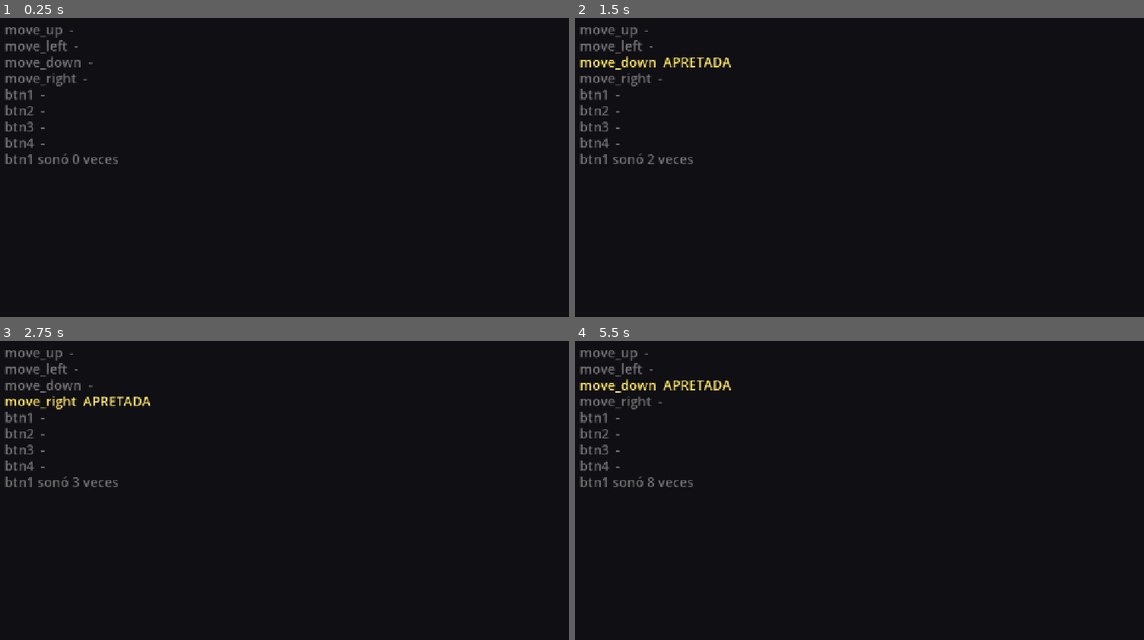
Above: before the commit, frames 1-4 (two rows, left to right).
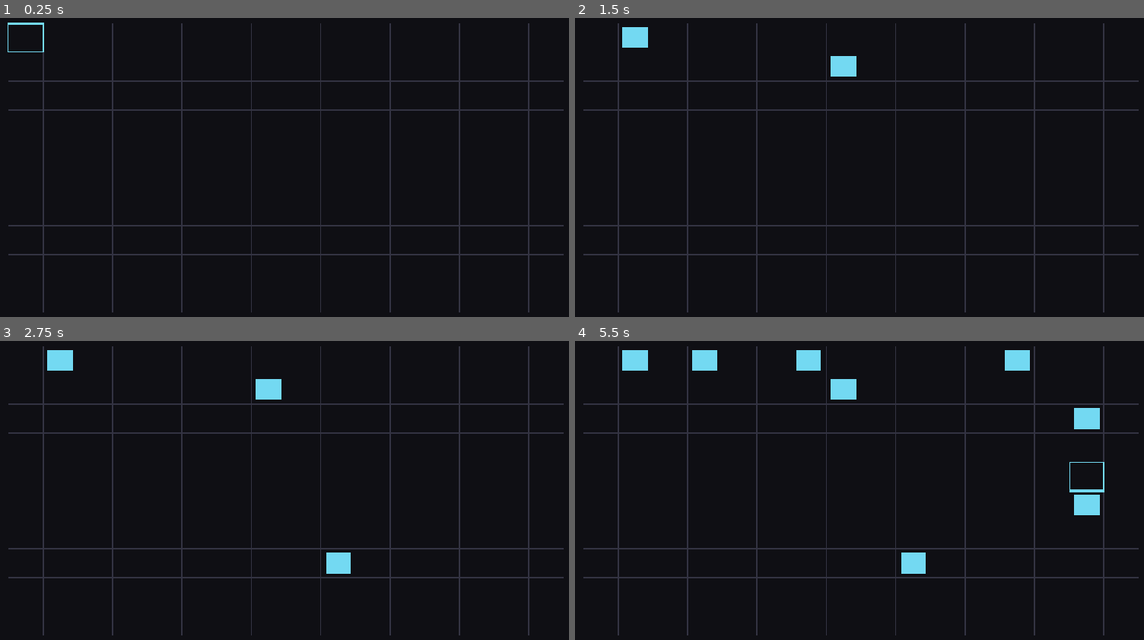
Above: after the commit, the same moments.

Repository: maximorales36-png/Sono-Arcumai
Game: Godot game, scene res://scenes/main.tscn
The game is run twice, just before and just after one commit, with the same random seed, the same clock (stepped at 60 frames per second) and the same inputs.
Inputs:
- Up to frame 1 (0.25 s): no input
- Up to frame 2 (1.5 s): tap Enter at 0.5 s; hold D (move_right) 0.53-1.28 s; tap H (btn1) at 0.6, 1.35 s; tap Space at 0.77, 1.25 s; hold S (move_down) from 1.28 s (still down)
- Up to frame 3 (2.75 s): tap Space at 1.52 s; tap Enter at 2 s; release S (move_down) at 2.03 s; hold D (move_right) from 2.03 s (still down); tap J (btn2) at 2.1 s; tap H (btn1) at 2.3 s
- Up to frame 4 (5.5 s): tap Space at 2.75, 3.02, 3.77, 4.52 s; release D (move_right) at 2.78 s; hold W (move_up) 2.78-3.53 s; tap K (btn3) at 2.85 s; tap H (btn1) every 0.75 s from 3.05 to 5.3 s; hold A (move_left) 3.53-5.03 s; tap L (btn4) at 3.6 s; tap Enter at 4.25 s; tap Ctrl at 4.35 s; hold S (move_down) from 5.03 s (still down); tap Alt at 5.1 s

The runs differ from the first frame. In frame 1, 5.1% of the frame differs, in the area x 0-100%, y 1-99%; in frame 2, 5.8%; in frame 3, 6.1%; in frame 4, 7.7%.

Commit message:
S1: estado, cursor con repeticion y vista de la grilla

Diff:
--- a/scripts/config.gd
+++ b/scripts/config.gd
@@ -62,3 +62,27 @@
 	ACTION_MOVE_DOWN: [JOY_AXIS_LEFT_Y, 1.0],
 	ACTION_MOVE_RIGHT: [JOY_AXIS_LEFT_X, 1.0],
 }
+
+# --- Grilla y cursor ---
+
+const STEPS := 16
+const ROWS := 10
+const LAYER_COUNT := 1  # S3: 4 capas
+
+const CURSOR_REPEAT_DELAY_MSEC := 250
+const CURSOR_REPEAT_INTERVAL_MSEC := 80
+const CURSOR_BLINK_PERIOD_MSEC := 600
+const CURSOR_OUTLINE_WIDTH := 3.0
+
+const GRID_MARGIN := 56.0
+const GRID_LINE_COLOR := Color(0.20, 0.20, 0.26)
+const GRID_LINE_WIDTH := 1.0
+const NOTE_FILL_RATIO := 0.72
+
+# Un color por capa, en el orden en que se crean.
+const LAYER_COLORS: Array[Color] = [
+	Color(0.45, 0.85, 0.95),
+	Color(0.95, 0.65, 0.45),
+	Color(0.75, 0.95, 0.55),
+	Color(0.85, 0.65, 0.95),
+]
--- /dev/null
+++ b/scripts/controller.gd
@@ -0,0 +1,52 @@
+# Lee las acciones del InputMap, mueve el cursor (con repetición al mantener) y asienta o borra notas.
+# Depende de config.gd y de state.gd: main.gd le asigna el State antes de agregarlo al árbol.
+class_name Controller
+extends Node
+
+var state: State
+
+# Próximo instante (ms) en que cada dirección vuelve a mover el cursor.
+var _repeat_at_msec: Dictionary[StringName, int] = {}
+
+
+func _ready() -> void:
+	assert(state != null, "[controller] falta el State: main.gd tiene que asignarlo antes de agregar el nodo")
+
+
+func _process(_delta: float) -> void:
+	var now_msec := Time.get_ticks_msec()
+	_handle_direction(Config.ACTION_MOVE_UP, Vector2i(0, -1), now_msec)
+	_handle_direction(Config.ACTION_MOVE_DOWN, Vector2i(0, 1), now_msec)
+	_handle_direction(Config.ACTION_MOVE_LEFT, Vector2i(-1, 0), now_msec)
+	_handle_direction(Config.ACTION_MOVE_RIGHT, Vector2i(1, 0), now_msec)
+
+	if Input.is_action_just_pressed(Config.ACTION_BTN1):
+		_toggle_note()
+
+
+func _handle_direction(action: StringName, delta_step: Vector2i, now_msec: int) -> void:
+	# is_action_just_pressed y no is_echo: el teclado repite solo y no queremos dos lógicas a la vez.
+	if Input.is_action_just_pressed(action):
+		move_cursor(delta_step)
+		_repeat_at_msec[action] = now_msec + Config.CURSOR_REPEAT_DELAY_MSEC
+		return
+
+	if not Input.is_action_pressed(action):
+		_repeat_at_msec.erase(action)
+		return
+
+	if now_msec >= _repeat_at_msec.get(action, 0):
+		move_cursor(delta_step)
+		_repeat_at_msec[action] = now_msec + Config.CURSOR_REPEAT_INTERVAL_MSEC
+
+
+# En X da la vuelta (el tiempo es cíclico); en Y se detiene en los bordes.
+func move_cursor(delta_step: Vector2i) -> void:
+	state.cursor_step = posmod(state.cursor_step + delta_step.x, Config.STEPS)
+	state.cursor_row = clampi(state.cursor_row + delta_step.y, 0, Config.ROWS - 1)
+
+
+func _toggle_note() -> void:
+	var placed := state.toggle_note(state.cursor_step, state.cursor_row)
+	var action_word := "asentada" if placed else "borrada"
+	print("[controller] nota %s: paso %d fila %d" % [action_word, state.cursor_step, state.cursor_row])
--- a/scripts/main.gd
+++ b/scripts/main.gd
@@ -1,18 +1,10 @@
-# S0: esqueleto. Registra las acciones del InputMap, muestra en pantalla qué acciones
-# están apretadas y dispara un sonido con btn1. Este HUD es temporal: en S1 lo reemplaza view.gd.
-# Depende de config.gd.
+# S1: registra el InputMap, crea el estado y los módulos, y conecta el cableado.
+# Depende de config.gd, state.gd, controller.gd y view.gd.
 extends Node2D
 
-const SAMPLE_PATH := "res://assets/samples/layer_1.wav"
-
-const DEBUG_FONT_SIZE := 28
-const DEBUG_MARGIN := Vector2(48.0, 80.0)
-const DEBUG_LINE_HEIGHT := 34.0
-const DEBUG_COLOR_IDLE := Color(0.45, 0.45, 0.45)
-const DEBUG_COLOR_PRESSED := Color(1.0, 0.9, 0.4)
-
-var _audio_player: AudioStreamPlayer
-var _play_count: int = 0
+var _state: State
+var _controller: Controller
+var _view: View
 
 
 func _enter_tree() -> void:
@@ -23,13 +15,16 @@
 
 func _ready() -> void:
 	Input.set_mouse_mode(Input.MOUSE_MODE_HIDDEN)
-	_setup_audio()
 
+	_state = State.new()
 
-func _process(_delta: float) -> void:
-	if Input.is_action_just_pressed(Config.ACTION_BTN1):
-		_play_sample()
-	queue_redraw()
+	_controller = Controller.new()
+	_controller.state = _state
+	add_child(_controller)
+
+	_view = View.new()
+	_view.state = _state
+	add_child(_view)
 
 
 func _unhandled_input(event: InputEvent) -> void:
@@ -38,42 +33,6 @@
 		return
 	if event.is_action_pressed(Config.ACTION_QUIT_DEBUG):
 		get_tree().quit()
-
-
-func _draw() -> void:
-	var font := ThemeDB.fallback_font
-	var text_position := DEBUG_MARGIN
-	for action: StringName in Config.ACTIONS:
-		if action == Config.ACTION_QUIT_DEBUG:
-			continue
-		var pressed := Input.is_action_pressed(action)
-		var marker := "APRETADA" if pressed else "-"
-		var color := DEBUG_COLOR_PRESSED if pressed else DEBUG_COLOR_IDLE
-		var text := "%s  %s" % [String(action), marker]
-		draw_string(font, text_position, text, HORIZONTAL_ALIGNMENT_LEFT, -1.0, DEBUG_FONT_SIZE, color)
-		text_position.y += DEBUG_LINE_HEIGHT
-	var counter_text := "btn1 sonó %d veces" % _play_count
-	draw_string(font, text_position, counter_text, HORIZONTAL_ALIGNMENT_LEFT, -1.0, DEBUG_FONT_SIZE, DEBUG_COLOR_IDLE)
-
-
-func _setup_audio() -> void:
-	if not ResourceLoader.exists(SAMPLE_PATH):
-		push_error("[main] falta el sample %s: btn1 no va a sonar. Corré tools/make_placeholder_wav.gd" % SAMPLE_PATH)
-		return
-	var stream := load(SAMPLE_PATH) as AudioStream
-	if stream == null:
-		push_error("[main] %s existe pero no se pudo cargar como AudioStream" % SAMPLE_PATH)
-		return
-	_audio_player = AudioStreamPlayer.new()
-	_audio_player.stream = stream
-	add_child(_audio_player)
-
-
-func _play_sample() -> void:
-	if _audio_player == null:
-		return
-	_audio_player.play()
-	_play_count += 1
 
 
 func _register_input_actions() -> void:
--- /dev/null
+++ b/scripts/state.gd
@@ -0,0 +1,45 @@
+# Datos puros del instrumento: capas, notas (conjunto de celdas) y cursor. Sin nodos.
+# Depende de config.gd para los límites de la grilla.
+class_name State
+extends RefCounted
+
+var layers: Array[Layer] = []
+var active_layer_index: int = 0
+var cursor_step: int = 0
+var cursor_row: int = 0
+
+
+class Layer:
+	extends RefCounted
+
+	# Clave Vector2i(paso, fila). Solo existen las celdas que tienen nota.
+	var notes: Dictionary[Vector2i, bool] = {}
+
+
+func _init() -> void:
+	for _layer_index: int in Config.LAYER_COUNT:
+		layers.append(Layer.new())
+
+
+func get_active_layer() -> Layer:
+	assert(
+		active_layer_index >= 0 and active_layer_index < layers.size(),
+		"[state] capa activa fuera de rango: %d" % active_layer_index
+	)
+	return layers[active_layer_index]
+
+
+func has_note(step: int, row: int) -> bool:
+	return get_active_layer().notes.has(Vector2i(step, row))
+
+
+# Devuelve true si la nota quedó asentada, false si se borró.
+func toggle_note(step: int, row: int) -> bool:
+	assert(step >= 0 and step < Config.STEPS, "[state] paso fuera de rango: %d" % step)
+	assert(row >= 0 and row < Config.ROWS, "[state] fila fuera de rango: %d" % row)
+	var cell := Vector2i(step, row)
+	if get_active_layer().notes.has(cell):
+		get_active_layer().notes.erase(cell)
+		return false
+	get_active_layer().notes[cell] = true
+	return true
--- /dev/null
+++ b/scripts/view.gd
@@ -0,0 +1,76 @@
+# Dibuja la grilla, las notas de la capa activa y el cursor parpadeante.
+# Solo lee el estado: no lo modifica. Depende de config.gd y de state.gd.
+class_name View
+extends Node2D
+
+var state: State
+
+
+func _ready() -> void:
+	assert(state != null, "[view] falta el State: main.gd tiene que asignarlo antes de agregar el nodo")
+
+
+func _process(_delta: float) -> void:
+	queue_redraw()
+
+
+func _draw() -> void:
+	var grid_rect := _grid_rect()
+	var cell_size := Vector2(
+		grid_rect.size.x / float(Config.STEPS),
+		grid_rect.size.y / float(Config.ROWS)
+	)
+	_draw_grid_lines(grid_rect, cell_size)
+	_draw_notes(grid_rect, cell_size)
+	_draw_cursor(grid_rect, cell_size)
+
+
+func _grid_rect() -> Rect2:
+	var margin := Vector2.ONE * Config.GRID_MARGIN
+	var view_size := get_viewport_rect().size
+	return Rect2(margin, view_size - margin * 2.0)
+
+
+func _cell_rect(grid_rect: Rect2, cell_size: Vector2, step: int, row: int) -> Rect2:
+	return Rect2(grid_rect.position + Vector2(float(step), float(row)) * cell_size, cell_size)
+
+
+func _draw_grid_lines(grid_rect: Rect2, cell_size: Vector2) -> void:
+	for step: int in Config.STEPS + 1:
+		var x := grid_rect.position.x + float(step) * cell_size.x
+		draw_line(
+			Vector2(x, grid_rect.position.y),
+			Vector2(x, grid_rect.end.y),
+			Config.GRID_LINE_COLOR,
+			Config.GRID_LINE_WIDTH
+		)
+	for row: int in Config.ROWS + 1:
+		var y := grid_rect.position.y + float(row) * cell_size.y
+		draw_line(
+			Vector2(grid_rect.position.x, y),
+			Vector2(grid_rect.end.x, y),
+			Config.GRID_LINE_COLOR,
+			Config.GRID_LINE_WIDTH
+		)
+
+
+func _draw_notes(grid_rect: Rect2, cell_size: Vector2) -> void:
+	var layer_color: Color = Config.LAYER_COLORS[state.active_layer_index]
+	var note_size := cell_size * Config.NOTE_FILL_RATIO
+	var inset := (cell_size - note_size) * 0.5
+	for cell: Vector2i in state.get_active_layer().notes:
+		var cell_rect := _cell_rect(grid_rect, cell_size, cell.x, cell.y)
+		draw_rect(Rect2(cell_rect.position + inset, note_size), layer_color)
+
+
+func _draw_cursor(grid_rect: Rect2, cell_size: Vector2) -> void:
+	if not _cursor_visible():
+		return
+	var layer_color: Color = Config.LAYER_COLORS[state.active_layer_index]
+	var cursor_rect := _cell_rect(grid_rect, cell_size, state.cursor_step, state.cursor_row)
+	draw_rect(cursor_rect, layer_color, false, Config.CURSOR_OUTLINE_WIDTH)
+
+
+func _cursor_visible() -> bool:
+	var half_period_msec := Config.CURSOR_BLINK_PERIOD_MSEC / 2
+	return Time.get_ticks_msec() % Config.CURSOR_BLINK_PERIOD_MSEC < half_period_msec
Not shown, added: scripts/controller.gd.uid
Not shown, added: scripts/state.gd.uid
Not shown, added: scripts/view.gd.uid
